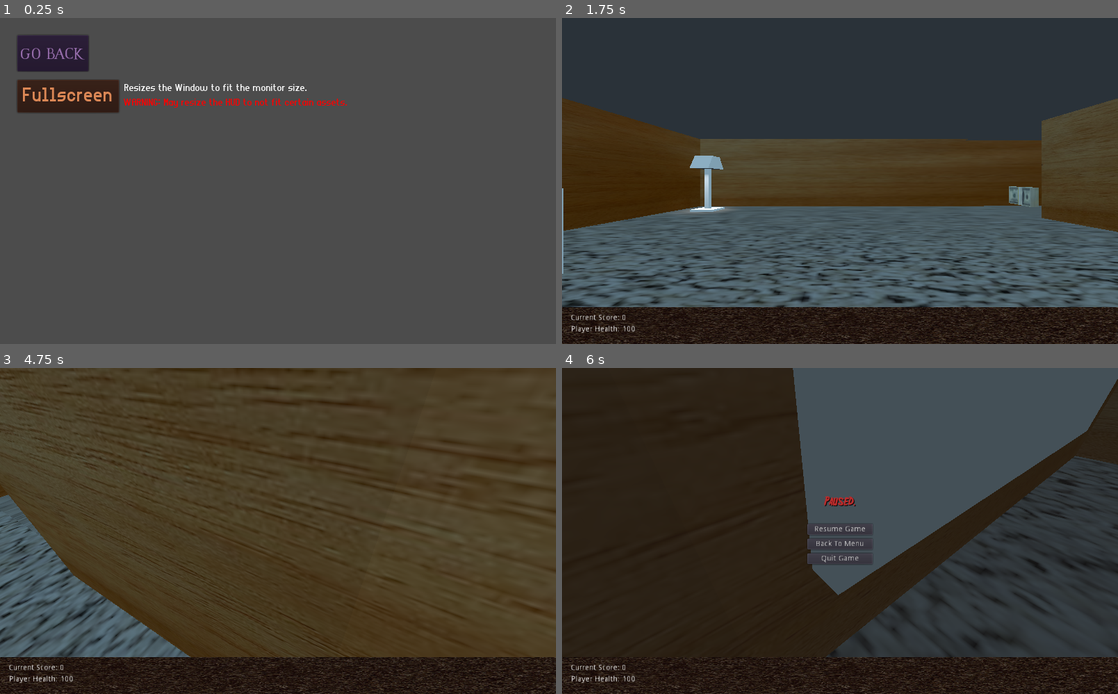
Above: before the commit, frames 1-4 (two rows, left to right).
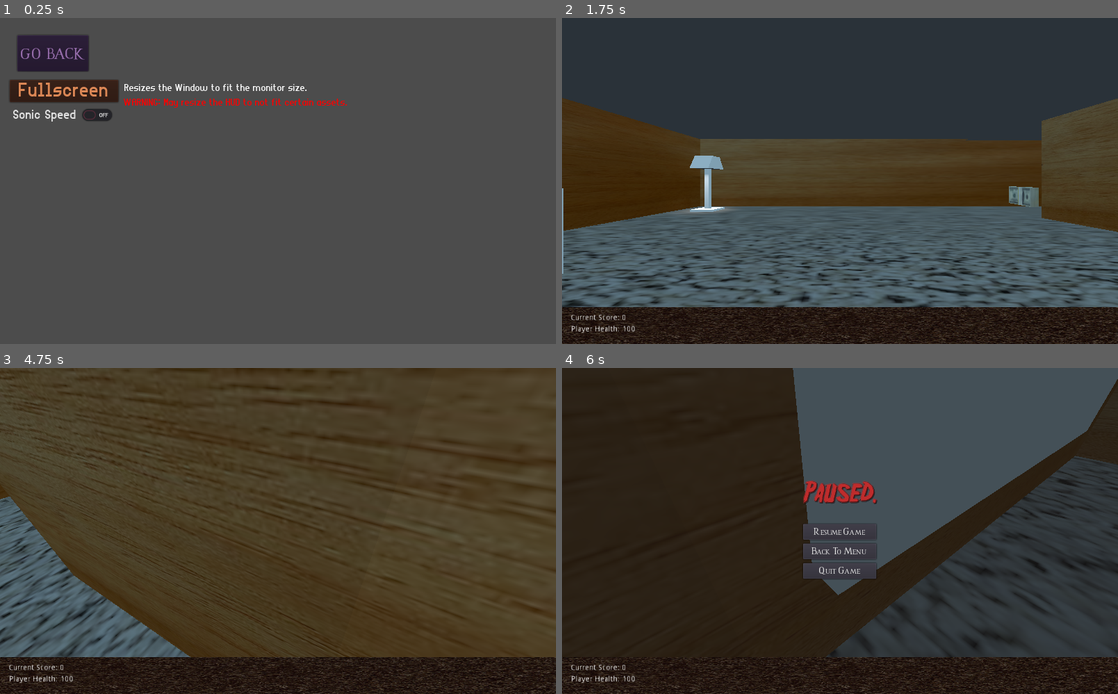
Above: after the commit, the same moments.

Repository: Camasamac/2022-Haunter
Game: Godot game, scene res://OptionsMenu/OptionsMenu.tscn
Same seed, same stepped clock (60 frames per second), same inputs: the game is played once before the commit and once after it. This scene is started directly instead of the project's main scene.
Inputs (mouse positions are in pixels of both pictures, inside the frame that each line leads up to):
- Up to frame 1 (0.25 s): no input
- Up to frame 2 (1.75 s): click "go back" at 0.5 s; click "Start Game" at 1.25 s
- Up to frame 3 (4.75 s): move the mouse to (305, 531) at 2.02 s; press the mouse at (305, 531) at 2.03 s; hold W (player_forward) from 2.03 s (still down); tap Space (jump) at 2.27, 3.02, 4.52 s; move the mouse to (250, 531) at 2.77 s; release the mouse at (250, 531) at 2.78 s; tap Shift (run) at 2.85, 4.35 s; move the mouse to (289, 524) at 3.52 s; press the mouse at (289, 524) at 3.53 s; move the mouse to (272, 537) at 4.27 s; release the mouse at (272, 537) at 4.28 s
- Up to frame 4 (6 s): move the mouse to (878, 534) at 5.02 s; press the mouse at (878, 534) at 5.03 s; tap Space (jump) at 5.27 s; tap Escape (ui_cancel) at 5.65 s; move the mouse to (673, 482) at 5.77 s; release W (player_forward) at 5.78 s; release the mouse at (673, 482) at 5.78 s; hold A (player_left) from 5.78 s (still down); tap Shift (run) at 5.85 s

The runs differ from the first frame. In frame 1, 1.3% of the frame differs, in the area x 1-22%, y 18-32%; in frame 2, less than 0.1%; in frame 3, less than 0.1%; in frame 4, 1.6%, in the area x 43-57%, y 34-65%.
Error after the commit: Invalid set index 'pressed' (on base: 'null instance') with value of type 'bool'. (res://OptionsMenu/OptionsButtons.gd:4)

Commit message:
problem setting up sonic_speed
a very simple issue with finding a node to check that a button is on or off for "sonic_speed" as a global variable is difficult. send a message to ryan to fix before monday :(

Diff:
--- a/Bullets/Bullet.gd
+++ b/Bullets/Bullet.gd
@@ -1,7 +1,7 @@
 extends Area
 
 # Setting up the bullet's speed
-var speed = 22
+var speed = 30
 var velocity = Vector3()
 
 # the onready function below makes sure that everything is set up and ready before it
@@ -12,12 +12,12 @@
 
 # Again, as mentioned above the "Onready" function refers to this "func_ready()" section.
 # It makes sure that everything in this section is ready for executing anything.
-# func _ready():
+func _ready():
 #	# This delays the time for one second until the bullet self-destructs.
 #	# You can increase the value for the bullet's distance.
-#	timer.set_wait_time(1)
+	timer.set_wait_time(0.8)
 #	#This "start()" function interacts with the "start()" function in the player3D.gd file
-#	timer.start()
+	timer.start()
 
 # These two functions control the bullet's movement.
 func start(xform):
--- a/GameScene/GameScene.tscn
+++ b/GameScene/GameScene.tscn
@@ -106,7 +106,7 @@
 transform = Transform( 18, 0, 0, 0, 9, 0, 0, 0, 0.6, -28.7803, 4.33031, 12.0274 )
 
 [node name="wall12" parent="." instance=ExtResource( 3 )]
-transform = Transform( -1.35505e-06, 0, -0.6, 0, 9, 0, 31, 0, -2.62268e-08, -20.6175, 4.24451, 27.5521 )
+transform = Transform( -1.35505e-06, 0, -0.6, 0, 9, 0, 31, 0, -2.62268e-08, -20.6175, 4.24451, 27.5133 )
 
 [node name="wall13" parent="." instance=ExtResource( 3 )]
 transform = Transform( -18, 0, -9.05975e-08, 0, 9, 0, 2.71792e-06, 0, -0.6, -35.3476, 4.42195, 36.0845 )
@@ -650,7 +650,7 @@
 }
 
 [node name="Floor(corridor1)" type="MeshInstance" parent="."]
-transform = Transform( 1.614, 0, 0, 0, 1, 0, 0, 0, 0.353, -28.264, 0.0505893, 8.77192 )
+transform = Transform( 1.614, 0, 0, 0, 1, 0, 0, 0, 0.353, -28.2635, -0.0130792, 8.77546 )
 mesh = SubResource( 1 )
 material/0 = SubResource( 3 )
 
--- a/GameScene/GameScene2.tscn
+++ b/GameScene/GameScene2.tscn
@@ -1,7 +1,8 @@
-[gd_scene load_steps=6 format=2]
+[gd_scene load_steps=7 format=2]
 
 [ext_resource path="res://Textures/seamless carpet texture.jpg" type="Texture" id=1]
 [ext_resource path="res://Player Stuff/Player.tscn" type="PackedScene" id=2]
+[ext_resource path="res://MainMenu/PauseMenu.tscn" type="PackedScene" id=3]
 
 [sub_resource type="PlaneMesh" id=1]
 size = Vector2( 20, 20 )
@@ -16,6 +17,8 @@
 data = PoolVector3Array( 1, 0, 1, -1, 0, 1, 1, 0, -1, -1, 0, 1, -1, 0, -1, 1, 0, -1 )
 
 [node name="GameScene2" type="Spatial"]
+
+[node name="PauseMenu" parent="." instance=ExtResource( 3 )]
 
 [node name="Floor1" type="MeshInstance" parent="."]
 transform = Transform( 1.3, 0, 0, 0, 1, 0, 0, 0, 1.3, 0.467607, -0.00526834, -0.334311 )
--- a/MainMenu/PauseMenu.tscn
+++ b/MainMenu/PauseMenu.tscn
@@ -1,11 +1,24 @@
-[gd_scene load_steps=4 format=2]
+[gd_scene load_steps=8 format=2]
 
 [ext_resource path="res://Scripts/PauseMenu.gd" type="Script" id=1]
 [ext_resource path="res://Fonts/friday13/Friday13 Bonus NFI.otf" type="DynamicFontData" id=2]
+[ext_resource path="res://Fonts/romanus/ROMANUS.otf" type="DynamicFontData" id=3]
 
 [sub_resource type="DynamicFont" id=1]
-size = 22
+size = 52
 font_data = ExtResource( 2 )
+
+[sub_resource type="DynamicFont" id=2]
+size = 18
+font_data = ExtResource( 3 )
+
+[sub_resource type="DynamicFont" id=3]
+size = 18
+font_data = ExtResource( 3 )
+
+[sub_resource type="DynamicFont" id=4]
+size = 18
+font_data = ExtResource( 3 )
 
 [node name="PauseMenu" type="Control"]
 pause_mode = 2
@@ -24,16 +37,16 @@
 anchor_bottom = 1.0
 
 [node name="VBoxContainer" type="VBoxContainer" parent="CenterContainer"]
-margin_left = 452.0
-margin_top = 238.0
-margin_right = 572.0
-margin_bottom = 362.0
+margin_left = 443.0
+margin_top = 212.0
+margin_right = 580.0
+margin_bottom = 387.0
 custom_constants/separation = 7
 alignment = 1
 
 [node name="Label" type="Label" parent="CenterContainer/VBoxContainer"]
-margin_right = 120.0
-margin_bottom = 21.0
+margin_right = 137.0
+margin_bottom = 48.0
 custom_colors/font_color = Color( 0.74902, 0.176471, 0.176471, 1 )
 custom_colors/font_color_shadow = Color( 0, 0, 0, 1 )
 custom_fonts/font = SubResource( 1 )
@@ -42,28 +55,31 @@
 valign = 1
 
 [node name="Control" type="Control" parent="CenterContainer/VBoxContainer"]
-margin_top = 28.0
-margin_right = 120.0
-margin_bottom = 43.0
+margin_top = 55.0
+margin_right = 137.0
+margin_bottom = 70.0
 rect_min_size = Vector2( 0, 15 )
 
 [node name="ResumeButton" type="Button" parent="CenterContainer/VBoxContainer"]
-margin_top = 50.0
-margin_right = 120.0
-margin_bottom = 70.0
+margin_top = 77.0
+margin_right = 137.0
+margin_bottom = 105.0
 rect_min_size = Vector2( 120, 0 )
+custom_fonts/font = SubResource( 2 )
 text = "Resume Game"
 
 [node name="BackToMenu" type="Button" parent="CenterContainer/VBoxContainer"]
-margin_top = 77.0
-margin_right = 120.0
-margin_bottom = 97.0
+margin_top = 112.0
+margin_right = 137.0
+margin_bottom = 140.0
+custom_fonts/font = SubResource( 3 )
 text = "Back To Menu"
 
 [node name="QuitButton" type="Button" parent="CenterContainer/VBoxContainer"]
-margin_top = 104.0
-margin_right = 120.0
-margin_bottom = 124.0
+margin_top = 147.0
+margin_right = 137.0
+margin_bottom = 175.0
+custom_fonts/font = SubResource( 4 )
 text = "Quit Game"
 
 [connection signal="pressed" from="CenterContainer/VBoxContainer/ResumeButton" to="." method="_on_ResumeButton_pressed"]
--- a/OptionsMenu/OptionsButtons.gd
+++ b/OptionsMenu/OptionsButtons.gd
@@ -1,7 +1,11 @@
 extends Button
 
 func _ready():
-	pass # Replace with function body.
+	$VBoxContainer/SonicSpeedButton.pressed = Global.sonic_speed
+	print("bing")
 
 func _on_FullScreenButton_pressed():
 	OS.window_fullscreen = !OS.window_fullscreen
+
+func _on_SonicSpeedButton_toggled(button_pressed):
+	Global.sonic_speed = button_pressed
--- a/OptionsMenu/OptionsMenu.tscn
+++ b/OptionsMenu/OptionsMenu.tscn
@@ -14,6 +14,10 @@
 size = 38
 font_data = ExtResource( 3 )
 
+[sub_resource type="DynamicFont" id=5]
+size = 25
+font_data = ExtResource( 3 )
+
 [sub_resource type="DynamicFont" id=3]
 size = 20
 font_data = ExtResource( 3 )
@@ -24,13 +28,13 @@
 
 [node name="Options" type="Node2D"]
 
-[node name="VBoxContainer" type="VBoxContainer" parent="."]
+[node name="VBox for Options Quit" type="VBoxContainer" parent="."]
 margin_left = 32.0
 margin_top = 32.0
 margin_right = 163.0
 margin_bottom = 98.0
 
-[node name="OptionsQuit" type="Button" parent="VBoxContainer"]
+[node name="OptionsQuit" type="Button" parent="VBox for Options Quit"]
 self_modulate = Color( 0.670588, 0.486275, 0.764706, 1 )
 margin_right = 131.0
 margin_bottom = 66.0
@@ -40,21 +44,29 @@
 script = ExtResource( 1 )
 scene_to_load = "res://MainMenu/MainMenu.tscn"
 
-[node name="VBoxContainer-Opt" type="VBoxContainer" parent="."]
-margin_left = 32.0
+[node name="VBoxContainer" type="VBoxContainer" parent="."]
+margin_left = 18.0
 margin_top = 114.0
-margin_right = 219.0
-margin_bottom = 174.0
+margin_right = 218.0
+margin_bottom = 199.0
 
-[node name="FullScreenButton" type="Button" parent="VBoxContainer-Opt"]
+[node name="FullScreenButton" type="Button" parent="VBoxContainer"]
 modulate = Color( 0.862745, 0.533333, 0.337255, 1 )
-margin_right = 188.0
-margin_bottom = 60.0
+margin_right = 200.0
+margin_bottom = 41.0
 size_flags_vertical = 3
 custom_colors/font_color = Color( 1, 1, 1, 1 )
 custom_colors/font_color_hover = Color( 0, 0, 0, 1 )
 custom_fonts/font = SubResource( 2 )
 text = "Fullscreen"
+script = ExtResource( 4 )
+
+[node name="SonicSpeedButton" type="CheckButton" parent="VBoxContainer"]
+margin_top = 45.0
+margin_right = 200.0
+margin_bottom = 85.0
+custom_fonts/font = SubResource( 5 )
+text = "Sonic Speed"
 script = ExtResource( 4 )
 
 [node name="FullScreenDescription" type="Label" parent="."]
@@ -74,5 +86,6 @@
 custom_fonts/font = SubResource( 4 )
 text = "WARNING: May resize the HUD to not fit certain assets."
 
-[connection signal="pressed" from="VBoxContainer/OptionsQuit" to="VBoxContainer/OptionsQuit" method="_on_Button_pressed"]
-[connection signal="pressed" from="VBoxContainer-Opt/FullScreenButton" to="VBoxContainer-Opt/FullScreenButton" method="_on_FullScreenButton_pressed"]
+[connection signal="pressed" from="VBox for Options Quit/OptionsQuit" to="VBox for Options Quit/OptionsQuit" method="_on_Button_pressed"]
+[connection signal="pressed" from="VBoxContainer/FullScreenButton" to="VBoxContainer/FullScreenButton" method="_on_FullScreenButton_pressed"]
+[connection signal="toggled" from="VBoxContainer/SonicSpeedButton" to="VBoxContainer/SonicSpeedButton" method="_on_SonicSpeedButton_toggled"]
--- a/Scripts/global.gd
+++ b/Scripts/global.gd
@@ -2,5 +2,9 @@
 var Current_Score = 0
 var player_health = 100
 
+# Thanks to the help(?) of Bailey, I have learnt that you can declare a global variable that when true
+# can change certain values of the game (i.e player speed).
+var sonic_speed = false
+
 func _ready():
-	pass # Replace with function body.
+	pass
Not shown: 1 places in MainMenu/MainMenu.tscn that only renumber resources
Not shown: 1 places in OptionsMenu/OptionsMenu.tscn that only renumber resources
